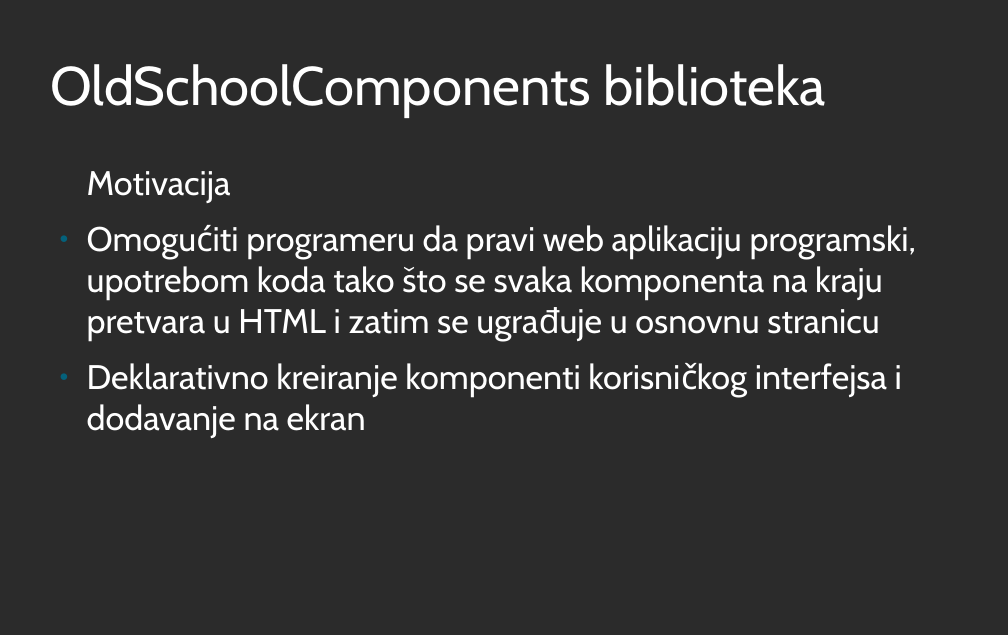
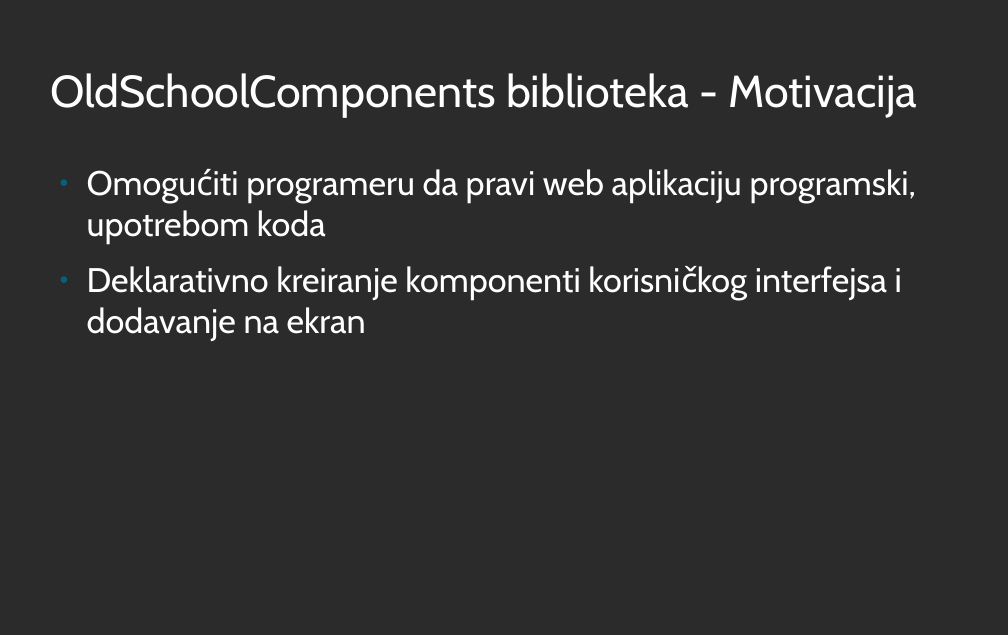
Before and after one commit to iv17/MScThesis, a slide deck: slide 3 of IvanaSavinPresentation.odp. Drawn at 1008x635 pixels with LibreOffice and Linux fonts; fonts in the diff are those of the drawing; background and template pictures are left out; a plain dark background stands for a picture behind light text. Boxes give left, top, right and bottom in pixels: in the first picture for what was removed or moved away, otherwise in the second. Text is boxed around its words. In the diff, an @@ line names an element or a change of style, - is before the commit and + after.

Commit message:
presentation

```diff
--- a/IvanaSavinPresentation.odp
+++ b/IvanaSavinPresentation.odp
@@ title at <box>50,73,917,117</box>: text changed; size 51 to 42 pt @@
-OldSchoolComponents biblioteka
+OldSchoolComponents biblioteka - Motivacija
@@ text at <box>87,169,916,243</box>: text changed @@
-Motivacija
-● Omogućiti programeru da pravi web aplikaciju programski, upotrebom koda tako što se svaka komponenta na kraju pretvara u HTML i zatim se ugrađuje u osnovnu stranicu
+● Omogućiti programeru da pravi web aplikaciju programski, upotrebom koda
```
Also in this commit, not shown: 13 other slides changed, 3 slides added, 3 slides removed, 3 other files.
